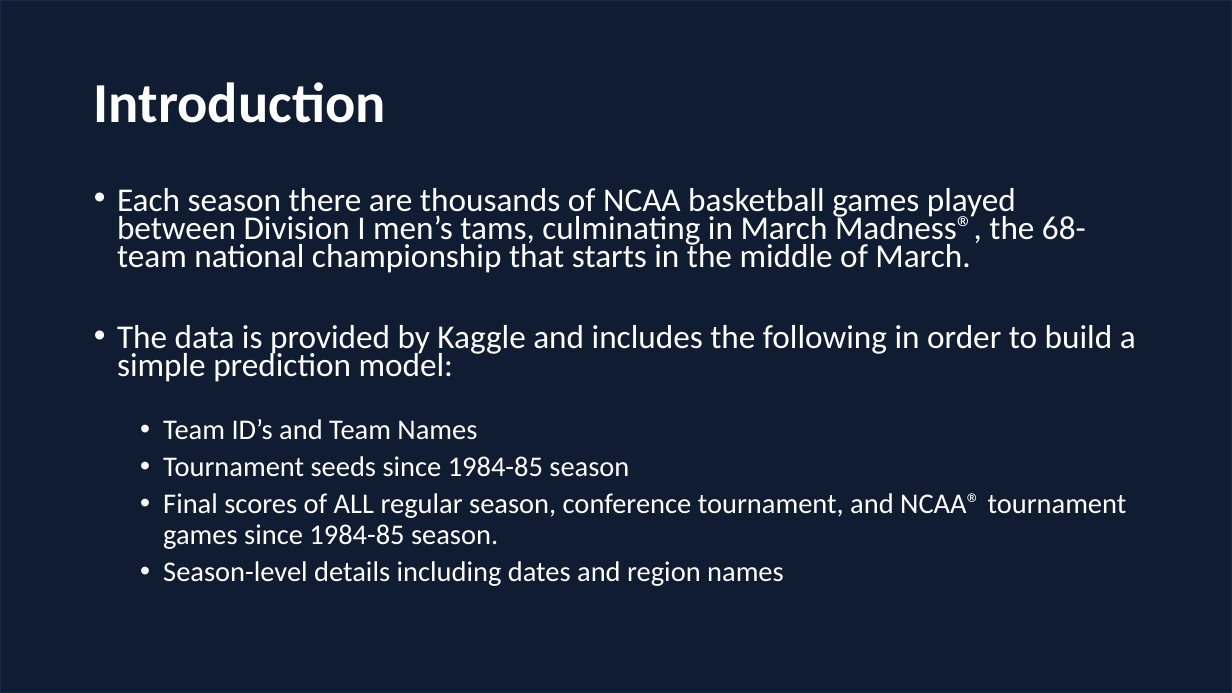
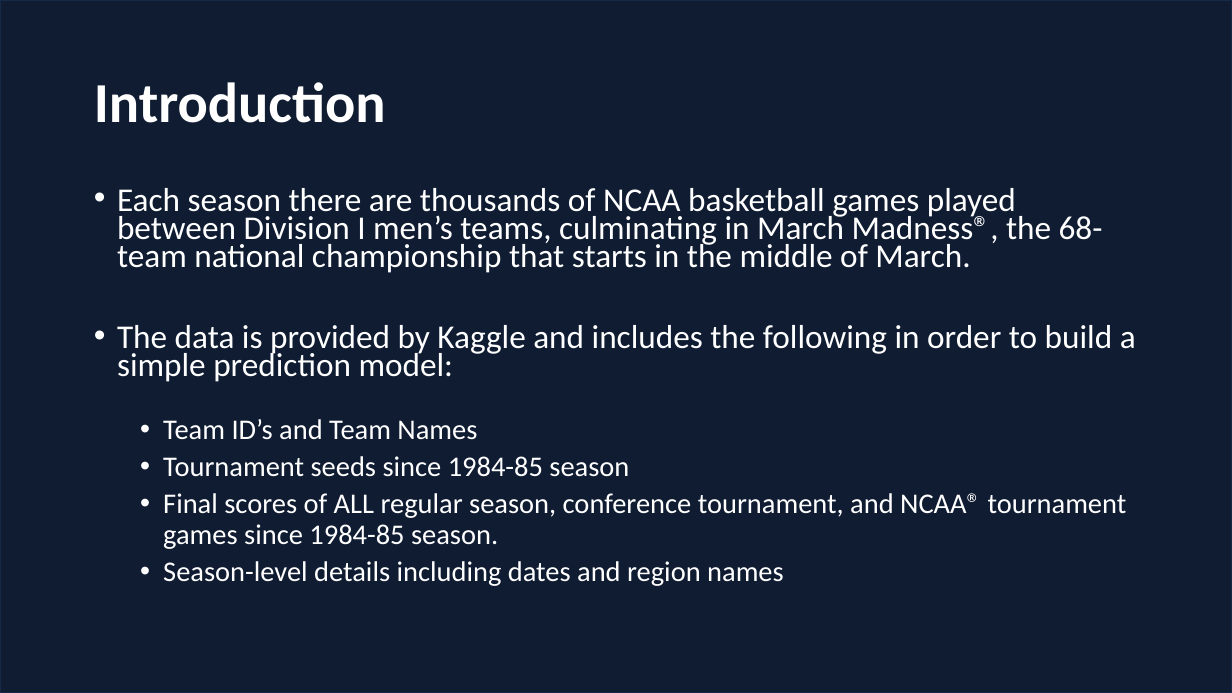
Before and after one commit to kriswasemiller/MM_NCAA_Capstone, a slide deck: slide 3 of Brett_branch/Madness_Power_Point.pptx. Drawn at 1232x693 pixels with LibreOffice and Linux fonts; fonts in the diff are those of the drawing; background and template pictures are left out; a plain dark background stands for a picture behind light text. Boxes give left, top, right and bottom in pixels: in the first picture for what was removed or moved away, otherwise in the second. Text is boxed around its words. In the diff, an @@ line names an element or a change of style, - is before the commit and + after.

```diff
--- a/Brett_branch/Madness_Power_Point.pptx
+++ b/Brett_branch/Madness_Power_Point.pptx
@@ text at (117, 188, 1103, 273): text changed @@
-• Each season there are thousands of NCAA basketball games played between Division I men’s tams, culminating in March Madness®, the 68-team national championship that starts in the middle of March.
+• Each season there are thousands of NCAA basketball games played between Division I men’s teams, culminating in March Madness®, the 68-team national championship that starts in the middle of March.
```
Also in this commit, not shown: 2 other files.
